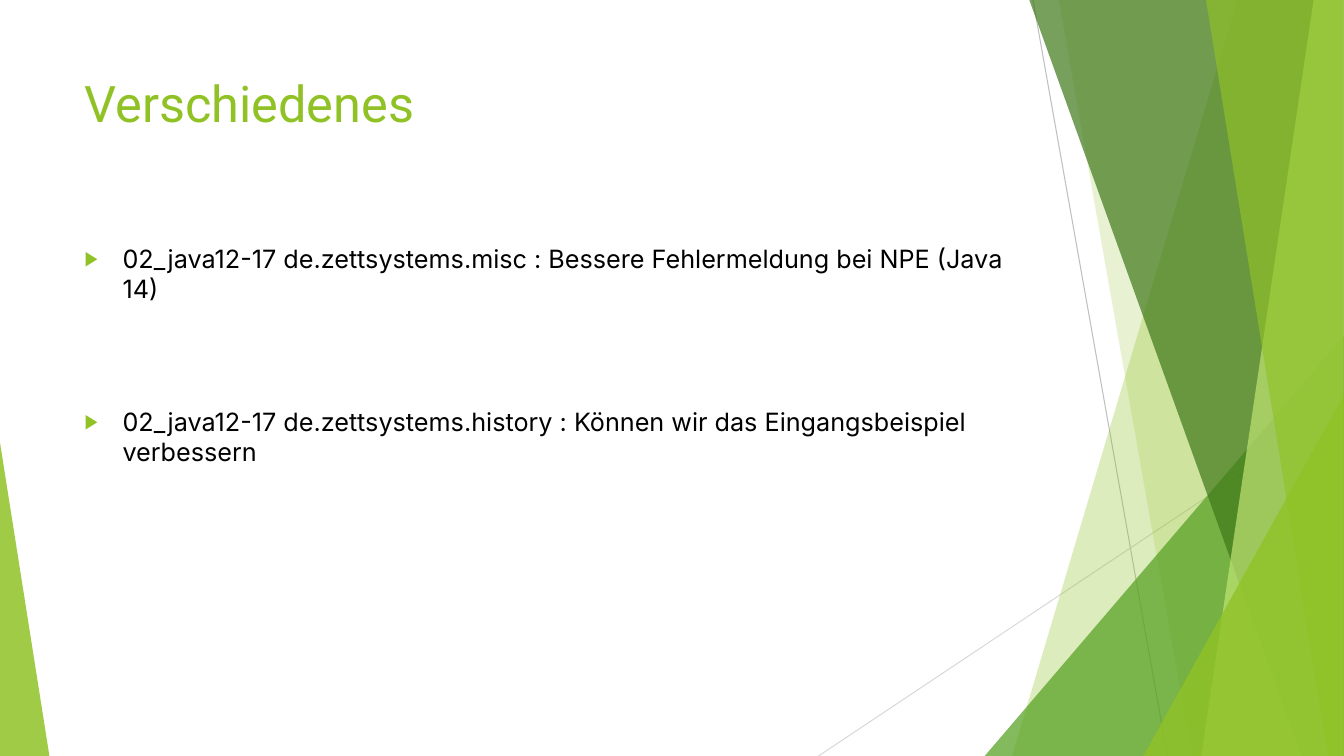
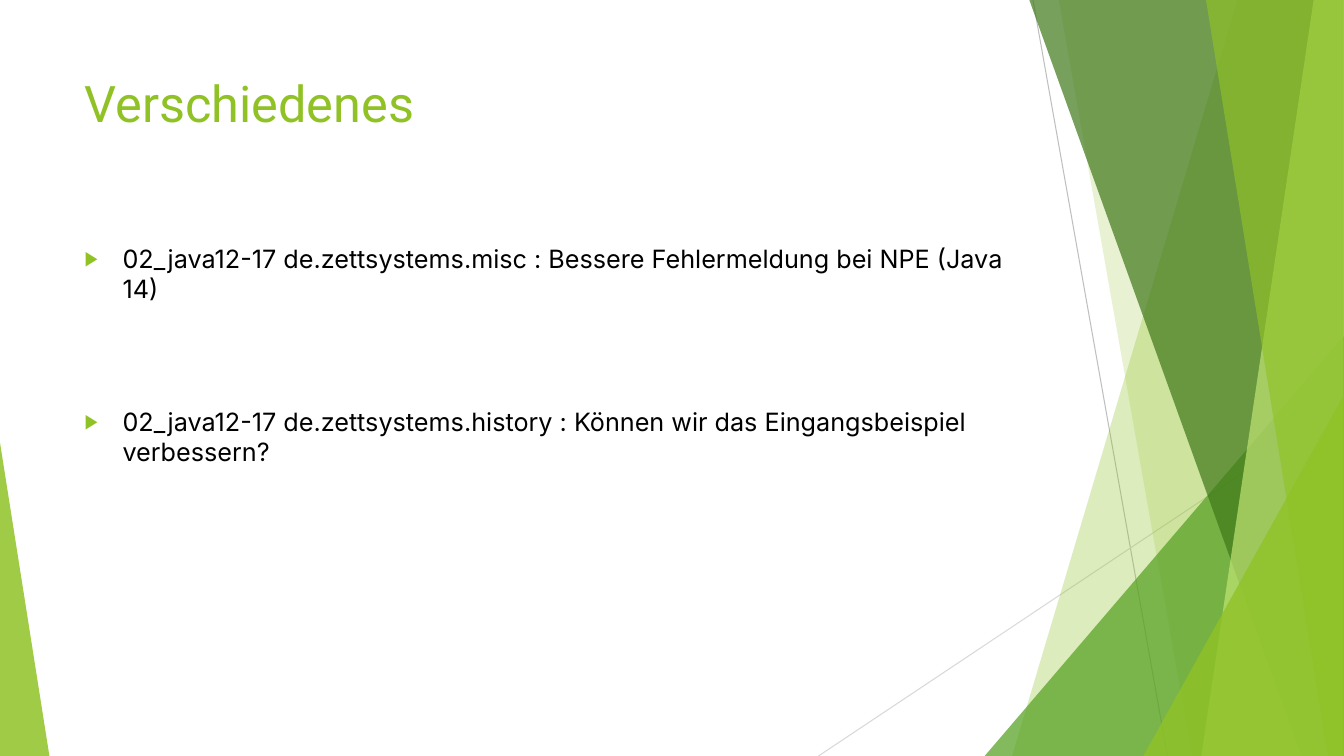
Before and after one commit to MichaelZett/20240409_java1221, a slide deck: slide 38 of Neuerungen_Java_18.pptx (slide 37 before the commit). Drawn at 1344x756 pixels with LibreOffice and Linux fonts; fonts in the diff are those of the drawing. Boxes give left, top, right and bottom in pixels: in the first picture for what was removed or moved away, otherwise in the second. Text is boxed around its words. In the diff, an @@ line names an element or a change of style, - is before the commit and + after.

```diff
--- a/Neuerungen_Java_18.pptx
+++ b/Neuerungen_Java_18.pptx
@@ text at [123,412,966,462]: text changed @@
-▶ 02_java12-17 de.zettsystems.history : Können wir das Eingangsbeispiel verbessern
+▶ 02_java12-17 de.zettsystems.history : Können wir das Eingangsbeispiel verbessern?
```
Also in this commit, not shown: 1 other slide changed, 3 slides added, 7 other files.
